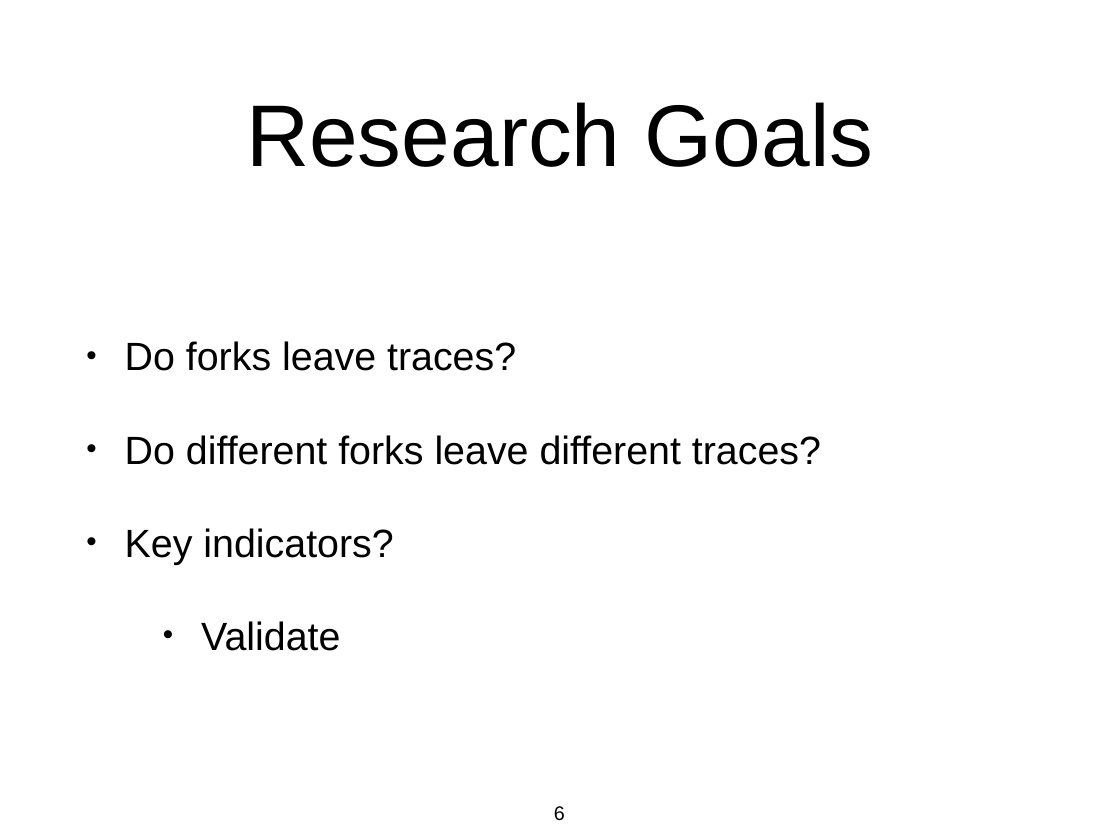
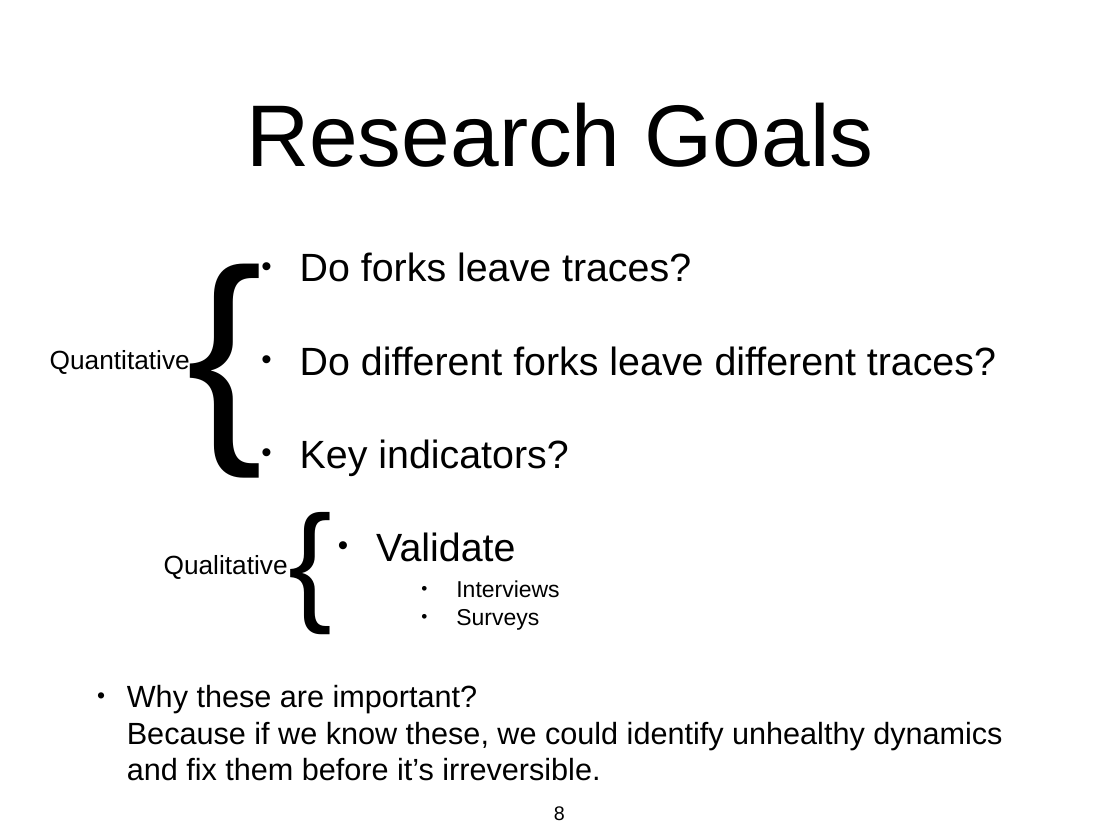
Before and after one commit to azarbakht/prelim, a slide deck: slide 8 of slides/prelim_presentation.pptx (slide 6 before the commit). Drawn at 1120x840 pixels with LibreOffice and Linux fonts; fonts in the diff are those of the drawing. Boxes give left, top, right and bottom in pixels: in the first picture for what was removed or moved away, otherwise in the second. Text is boxed around its words. In the diff, an @@ line names an element or a change of style, - is before the commit and + after.

```diff
--- a/slides/prelim_presentation.pptx
+++ b/slides/prelim_presentation.pptx
@@ text added at (183, 197, 263, 481), 210 pt, text #000000 @@
+{
@@ text "Do forks leave traces?": place and size @@
-text "Do forks leave traces?" at (125, 341, 821, 651)
+text "Do forks leave traces?" at (300, 252, 996, 562)
@@ text added at (50, 350, 190, 374), 24 pt, text #000000 @@
+Quantitative
@@ text added at (270, 472, 350, 638), 120 pt, text #000000 @@
+{
@@ text added at (164, 555, 288, 579), 24 pt, text #000000 @@
+Qualitative
@@ text added at (456, 580, 559, 630), 21 pt, text #000000 @@
+• Interviews
+• Surveys
@@ text added at (127, 684, 1002, 781), 28 pt, text #000000 @@
+• Why these are important?
+  Because if we know these, we could identify unhealthy dynamics and fix them before it’s irreversible.
@@ page number at (554, 806, 565, 821): text changed @@
-6
+8
```
Also in this commit, not shown: 15 other slides changed, 5 slides added, 2 slides removed, 2 other files.
